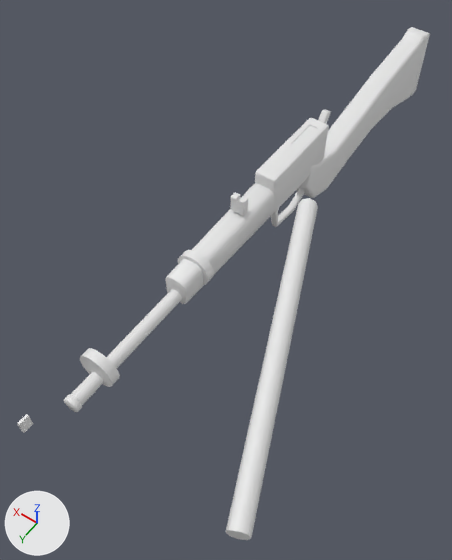
Renders of the FBX model unity/PryingEyes/Assets/_PryingEyes/Models/Armi/lv_predicatore.fbx from each side of a commit.
One viewpoint serves both versions: a camera (50 mm lens) standing at (-0.308, 0.774, 0.54) and looking at (-0.007, 0.353, -0.123). The axes (+X, +Y, +Z) are drawn at lower left. The lights are the same throughout. The picture after the commit comes second. Where no turn or scale is listed for an object, it has been applied to the vertices.

The older version as bpy lines, for what is in view:
```python
me_corpo = bpy.data.meshes.new('corpo')
me_corpo.from_pydata(...)  # 1735 vertices, 2540 faces; spans x -0.232..0.023, y -0.338..0.579, z -0.043..0.117
# faces by material slot: [2498, 42]
me_corpo.materials.append(mat_a_lv_predicatore)  # white #e7e7e7
me_corpo.materials.append(mat_w_emit)  # white #e7e7e7
ob_corpo = bpy.data.objects.new('corpo', me_corpo)
ob_corpo.location = (0.0, 0.1, -0.12)
```
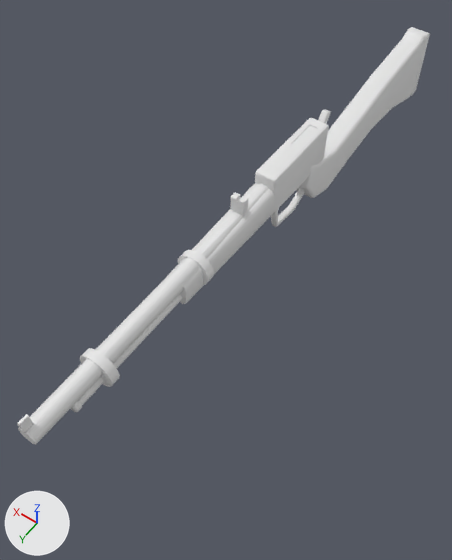
What the commit changed:
me_corpo is used by ob_corpo; location (0.0, 0.1, -0.12).
me_corpo had 1735 vertices, 2540 faces and spanned x -0.232..0.023, y -0.338..0.579, z -0.043..0.117.
me_corpo now has 1781 vertices, 2696 faces and spans x -0.023..0.023, y -0.338..0.579, z -0.043..0.117.
me_corpo part 1: the loose piece of 16 vertices spanning x -0.232..-0.049, y 0.141..0.539, z 0.069..0.095 is deleted.
me_corpo part 2: 3 vertices removed from x -0.006..0.006, y 0.3..0.482, z 0.054; 65 vertices added at x -0.012..0.012, y 0.158..0.578, z 0.068..0.094.

Pixel boxes [x1, y1, x2, y2] of what changed, in the pictures (452 x 560 px):
'corpo', reshaped (18% shorter)
    before: [17, 27, 430, 540]
    after: [17, 27, 430, 445]
part 1 of me_corpo, deleted
    before: [226, 198, 318, 540]
part 2 of me_corpo, built on
    after: [18, 175, 273, 445]
